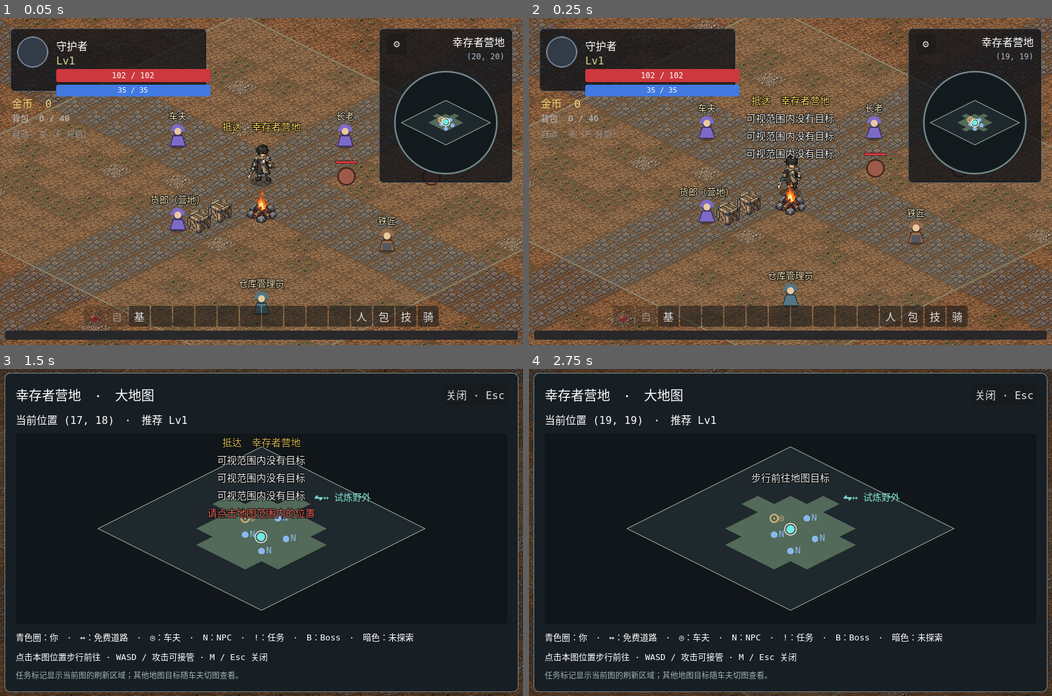
Above: before the commit, frames 1-4 (two rows, left to right).
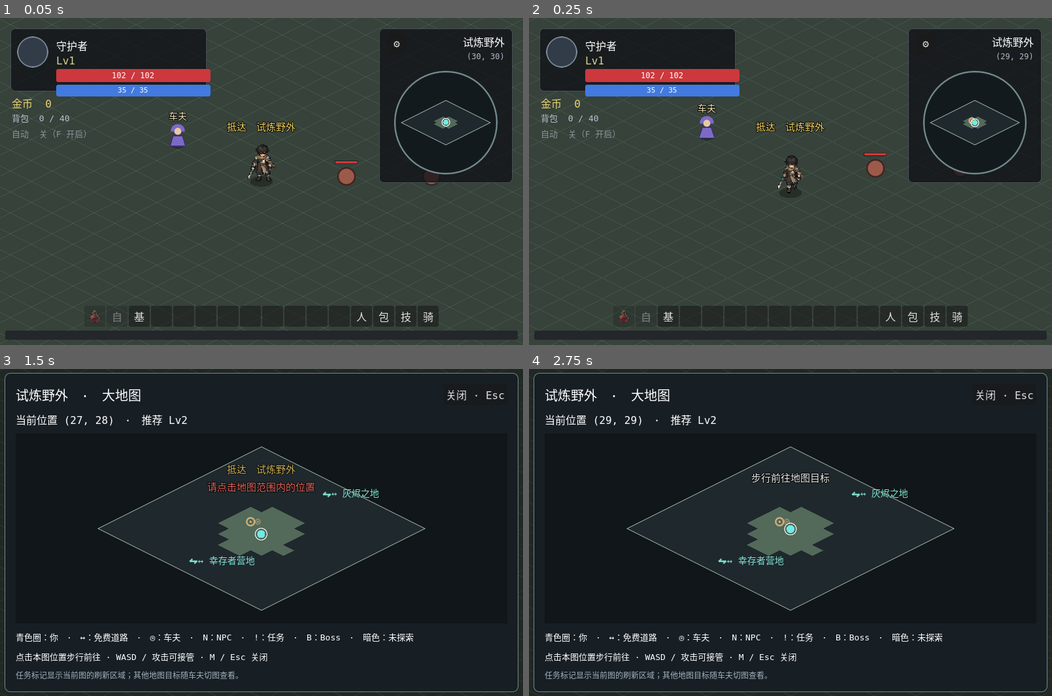
Above: after the commit, the same moments.

Repository: fengcms/DegenerateAge
Game: Godot game, scene res://tests/InputFeedbackTest.tscn
Same seed, same stepped clock (60 frames per second), same inputs: the game is played once before the commit and once after it. This scene is started directly instead of the project's main scene.
Inputs (mouse positions are in pixels of both pictures, inside the frame that each line leads up to):
- Up to frame 1 (0.05 s): no input
- Up to frame 2 (0.25 s): no input
- Up to frame 3 (1.5 s): tap Enter at 0.5 s; drag from (444, 473) to (313, 460) at 0.52 s; click "⚙" at 1.25 s
- Up to frame 4 (2.75 s): drag from (790, 529) to (764, 597) at 2.02 s

The runs differ from the first frame. In frame 1, 71% of the frame differs, in the area x 0-100%, y 0-100%; in frame 2, 71%; in frame 3, 8.4%; in frame 4, 6.5%.

Commit message:
fix(combat): 修复窗口失焦后自动战斗停止

Diff:
--- a/scripts/systems/auto_battle.gd
+++ b/scripts/systems/auto_battle.gd
@@ -16,7 +16,7 @@
 ##   ③ 手动接管 → 立即取消、3 秒后恢复（4.6）；
 ##   ④ 背包满 → 不走向该掉落物、不循环重试（T10，靠节流 + 目标剔除，不做每帧重试）；
 ##   ⑤ MP / 冷却不足 → 不施放该技能（T11，见 choose_skill）；
-##   ⑥ 死亡 → 自动转 off；暂停 / 后台 / 面板打开 → 停决策。
+##   ⑥ 死亡 → 自动转 off；暂停 / 面板打开 → 停决策。窗口失焦仍继续挂机。
 ##
 ## M1 范围说明（见工程文档 02 / 产品文档 03 §3.14）：
 ##   · 玩家 Lv1 仅解锁普攻 basic_slash，故本阶段实际施放普攻；`choose_skill`
@@ -83,7 +83,6 @@
 var _blocked_t: float = 0.0
 var _manual_t: float = 0.0
 var _danger_t: float = 0.0
-var _background: bool = false
 var _roam_points: Array[Vector2] = []
 var _roam_index: int = -1
 var _roam_last_dist := INF
@@ -132,13 +131,6 @@
 	else:
 		_set_state(State.SEARCH_TARGET)
 
-func _notification(what: int) -> void:
-	# 应用失去焦点（切到后台）→ 停决策（3.14 ⑥）
-	if what == NOTIFICATION_APPLICATION_FOCUS_OUT:
-		_background = true
-	elif what == NOTIFICATION_APPLICATION_FOCUS_IN:
-		_background = false
-
 func _physics_process(delta: float) -> void:
 	_tick_blacklist(delta)
 	if _player == null or not is_instance_valid(_player):
@@ -170,8 +162,8 @@
 		_set_state(State.RECOVER, "打坐中")
 		return
 
-	# ⑥ 面板打开 / 后台 / 暂停 → 停决策（不暂停世界模拟，仅停本机决策）
-	if GameState.panel_open or _background or get_tree().paused:
+	# 面板打开 / 游戏暂停时停止决策；切到别的窗口不影响挂机战斗。
+	if GameState.panel_open or get_tree().paused:
 		_player.set_auto_move(Vector2.ZERO)
 		_set_state(State.RECOVER, "暂停中")
 		return
--- a/tests/input_feedback_test.gd
+++ b/tests/input_feedback_test.gd
@@ -25,6 +25,8 @@
 
 func _ready() -> void:
 	GameState.reset_to_defaults()
+	# 交互回归需要可攻击的近距离怪；营地出生点位于免战区内。
+	GameState.current_map = "wild_trial"
 	var main: Node = load("res://scenes/Main.tscn").instantiate()
 	add_child(main)
 	await get_tree().process_frame
@@ -128,10 +130,15 @@
 	Input.action_release("move_left")
 	pilot._physics_process(1.0)
 	check(pilot.current_phase().contains("2 秒") and String(hud.get_node("%AutoLabel").text).contains("2 秒"), "HUD 显示真实倒计时")
-	pilot._notification(NOTIFICATION_APPLICATION_FOCUS_OUT)
+	pilot.notification(NOTIFICATION_APPLICATION_FOCUS_OUT)
 	pilot._physics_process(1.0)
-	check(pilot._manual_t == 2.0, "后台冻结倒计时")
-	pilot._notification(NOTIFICATION_APPLICATION_FOCUS_IN)
+	check(pilot._manual_t == 1.0, "窗口失焦后自动战斗的接管倒计时仍推进")
+	pilot._manual_t = 0.0
+	pilot._target = enemies[0]
+	pilot._physics_process(0.35)
+	check(pilot.current_state() in [AutoBattle.State.PATH_TO_TARGET, AutoBattle.State.ATTACK_TARGET],
+		"窗口失焦后自动战斗仍追怪或攻击")
+	pilot.notification(NOTIFICATION_APPLICATION_FOCUS_IN)
 	GameState.set_auto_battle(false)
 	for enemy in enemies:
 		if is_instance_valid(enemy):
Not shown, changed: docs/产品文档/03-核心循环与战斗系统.md
Not shown, changed: docs/产品文档/04-角色成长系统.md
Not shown, changed: docs/工程文档/08-开发交接文档.md
